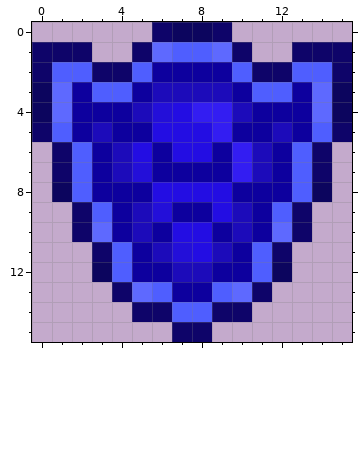
Two versions of one pixel-art sprite, Items/Techniques/ARestrictions/RestrictionDefense.png. Above is the file before it was changed.
The file is 32x32 pixels, drawn in blocks of 2x2; one block is one cell here.
And afterwards:
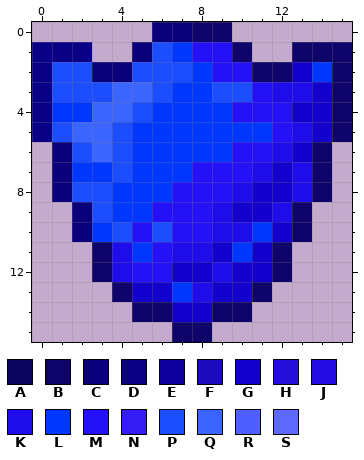
Palette (. is transparent): A #0c055e  B #0e0469  C #0a007a  D #090087  E #0d009e  F #1c0bba  G #1400cc  H #230fd9  J #230de3  K #1f0ceb  L #0037ff  M #2511f7  N #331df2  P #1c4dff  Q #3b65ff  R #4f5eff  S #5e69ff
From old to new:
Changed rows in their new state; - is an unchanged pixel.
first column x 0:
 0 ------CCB-------
 1 DDD--CPLMM------
 2 DPPCCPPPLMM--GL-
 3 DPPPQQPLLPPMKKGB
 4 DLLQQPLLLLMMMGGB
 5 DPQQPLLLLLLLMKG-
 6 -CPQPLLLLLMMKG--
 7 -CLLPLLLMMMKGK--
 8 -CPPLLLMMMKGGKB-
 9 --CPLLMMMKGGK---
10 --CLPMPMMKKLG---
11 ----KLMKKGLG----
12 ---BKMMGGKGGB---
13 -----GGLKGG-----
14 -------GG-------
Where, in picture pixels (left, top, right, bottom), the same in both pictures:
changed: (32, 22, 352, 322)
